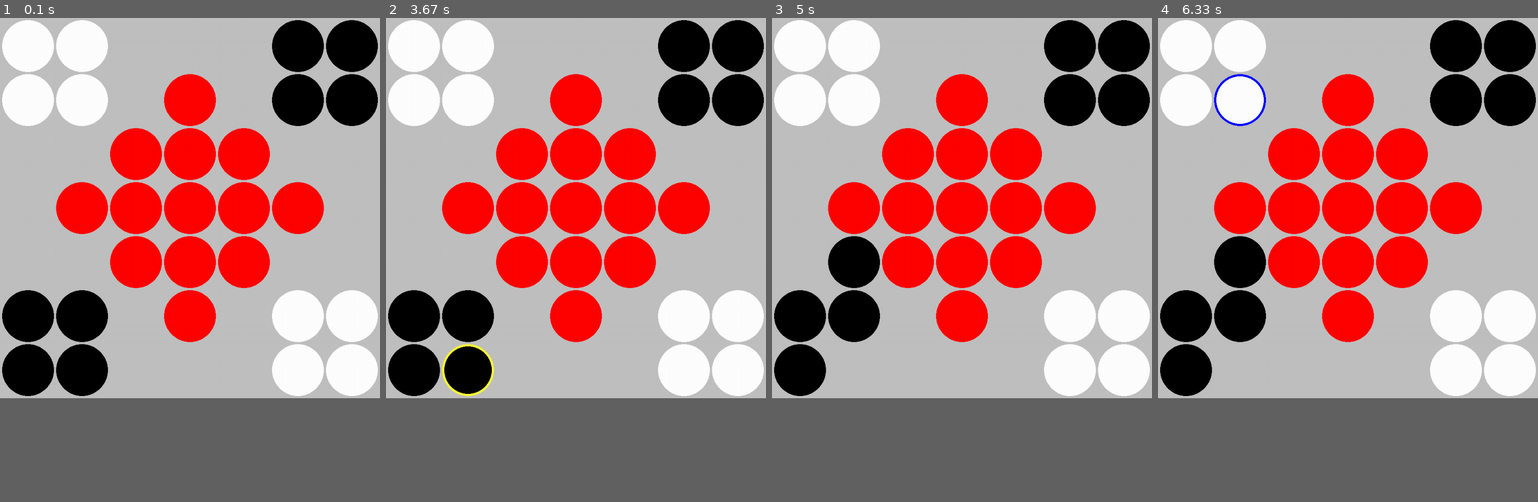
Above: before the commit, frames 1-4 (left to right).
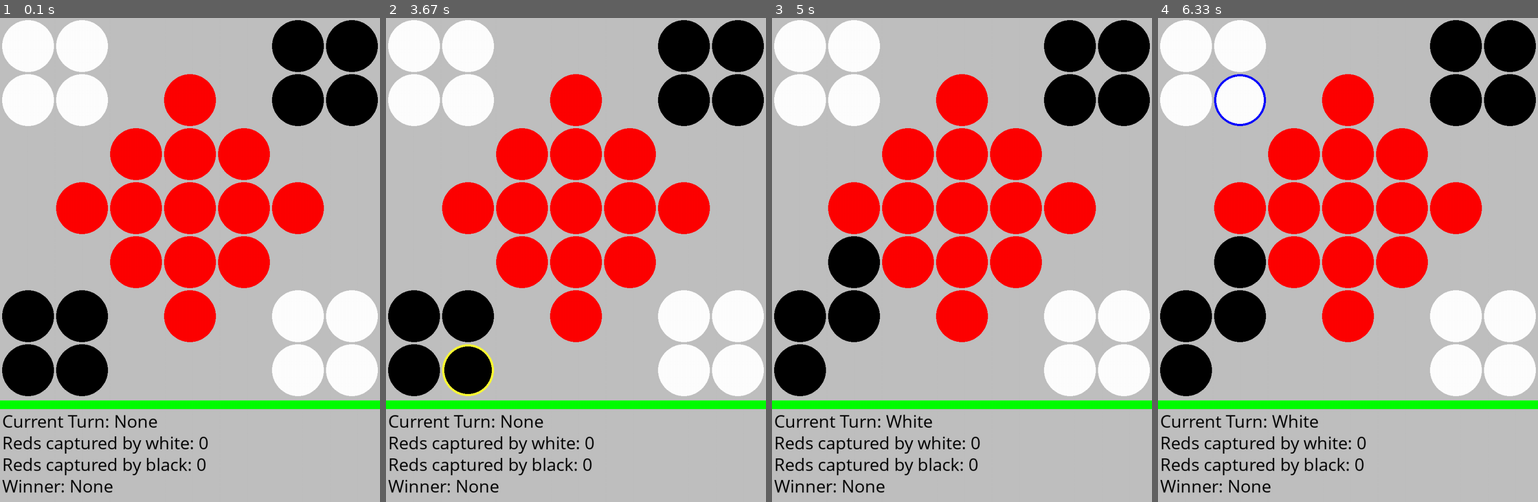
Above: after the commit, the same moments.

Repository: fitzpaca/Kuba-board-game
Game: pygame game, started from PygameKuba.py
The game is run twice, just before and just after one commit, with the same random seed, the same clock (stepped at 60 frames per second) and the same inputs.
Inputs (mouse positions are in pixels of both pictures, inside the frame that each line leads up to):
- Up to frame 1 (0.1 s): no input
- Up to frame 2 (3.67 s): click (465, 419) at 0.38 s, where only the run after the commit has a clickable "Current Turn: None"; move the mouse to (458, 371) at 3.23 s; click (458, 371) at 3.35 s; hold Left from 3.6 s (still down); move the mouse to (633, 90) at 3.63 s
- Up to frame 3 (5 s): release Left at 4.07 s; hold Up 4.1-4.65 s; click (863, 80) at 4.98 s
- Up to frame 4 (6.33 s): hold Right 5.42-6.08 s; move the mouse to (1355, 95) at 5.45 s
In our replay, the window is 707x707 before the commit and 707x900 after it. These sizes can differ from the game's own. Grey fills any space a smaller window leaves; there, only what the larger window draws over its background counts as a difference.

The runs differ from the first frame. In frame 1, 3.6% of the frame differs, in the area x 0-100%, y 57-99%; in frame 2, 3.6%; in frame 3, 3.6%; in frame 4, 3.6%.

Commit message:
game functions with infographic

Diff:
--- a/PygameKuba.py
+++ b/PygameKuba.py
@@ -14,7 +14,7 @@
 ################################################################################
 
 # initialize the board to starting position
-game = KubaGame(('PlayerA', 'W'), ('PlayerB', 'B'))
+game = KubaGame(('White', 'W'), ('Black', 'B'))
 print("Board start (below)")
 game.display_board()
 
@@ -31,15 +31,18 @@
 
 # define constants for the board width and height
 BOARD_WIDTH = (8 * tile_spacing) + (7 * 2 * tile_radius)
-BOARD_HEIGHT = (8 * tile_spacing) + (7 * 2 * tile_radius) # + (4 * tile_radius)
+BOARD_HEIGHT = (8 * tile_spacing) + (7 * 2 * tile_radius) + (4 * tile_radius)
 
 # tile color RGB combos
 white = (255, 255, 255)
 red = (255, 0, 0)
+dark_red = (150, 0, 0)
 black = (0, 0, 0)
 grey = (192, 192, 192)
 yellow = (255, 255, 51)
 blue = (0, 0, 255)
+green = (0, 255, 0)
+dark_green = (0, 150, 0)
 
 # create the board object
 board = pygame.display.set_mode((BOARD_WIDTH, BOARD_HEIGHT))
@@ -69,8 +72,25 @@
         # start editing the output window
         pygame.display.set_caption("Kuba Board Game")  # set window title
 
+        # ------------ game info section ------------------------
+        # add a white line to separate board game from info section
+        pygame.draw.rect(board, green, pygame.Rect(0, 9*tile_spacing + 7*2*tile_radius, BOARD_WIDTH, tile_spacing*4))
+
         # display current turn
-        # turn_text = pygame.display.set_mode((tile_spacing, 800))
+        myfont = pygame.font.SysFont("Comic Sans MS", int((tile_radius + tile_spacing)/1.5))
+
+        turn_label = myfont.render('Current Turn: ' + str(game.get_current_turn()), 1, black)
+        board.blit(turn_label, (tile_spacing, 13*tile_spacing + 7*2*tile_radius))
+
+        white_label = myfont.render('Reds captured by white: ' + str(game.get_captured('White')), 1, black)
+        board.blit(white_label, (tile_spacing, 23 * tile_spacing + 7 * 2 * tile_radius))
+
+        black_label = myfont.render('Reds captured by black: ' + str(game.get_captured('Black')), 1, black)
+        board.blit(black_label, (tile_spacing, 33 * tile_spacing + 7 * 2 * tile_radius))
+
+        winner_label = myfont.render('Winner: ' + str(game.get_winner()), 1, black)
+        board.blit(winner_label, (tile_spacing, 43 * tile_spacing + 7 * 2 * tile_radius))
+        # -----------------------------------
 
         # display all marbles on the board
         x_counter = tile_radius + tile_spacing
@@ -124,7 +144,7 @@
                     # if the user clicks on a valid marble position and there is a white marble in it
                     if math.sqrt(mx_sq + my_sq) <= tile_radius\
                             and board.get_at((mx, my)) == white\
-                            and game.get_current_turn() != 'PlayerB':
+                            and game.get_current_turn() != 'Black':
                         # update the marble index
                         marble_index = (int((y_pos - (tile_radius + tile_spacing)) / (2 * tile_radius + tile_spacing)),
                                         int((x_pos - (tile_radius + tile_spacing)) / (2 * tile_radius + tile_spacing)))
@@ -140,7 +160,7 @@
                     #  and it is their turn
                     elif math.sqrt(mx_sq + my_sq) <= tile_radius\
                             and board.get_at((mx, my)) == black\
-                            and game.get_current_turn() != 'PlayerA':
+                            and game.get_current_turn() != 'White':
                         # update the marble index
                         marble_index = (int((y_pos - (tile_radius + tile_spacing)) / (2 * tile_radius + tile_spacing)),
                                         int((x_pos - (tile_radius + tile_spacing)) / (2 * tile_radius + tile_spacing)))
@@ -166,9 +186,9 @@
                 direction = 'R'
 
             # attempt to make a move
-            if game.make_move('PlayerB', marble_index, direction):
+            if game.make_move('Black', marble_index, direction):
                 marble_select = False              # erase the selection circle
-            if game.make_move('PlayerA', marble_index, direction):
+            if game.make_move('White', marble_index, direction):
                 marble_select = False              # erase the selection circle
 
 
